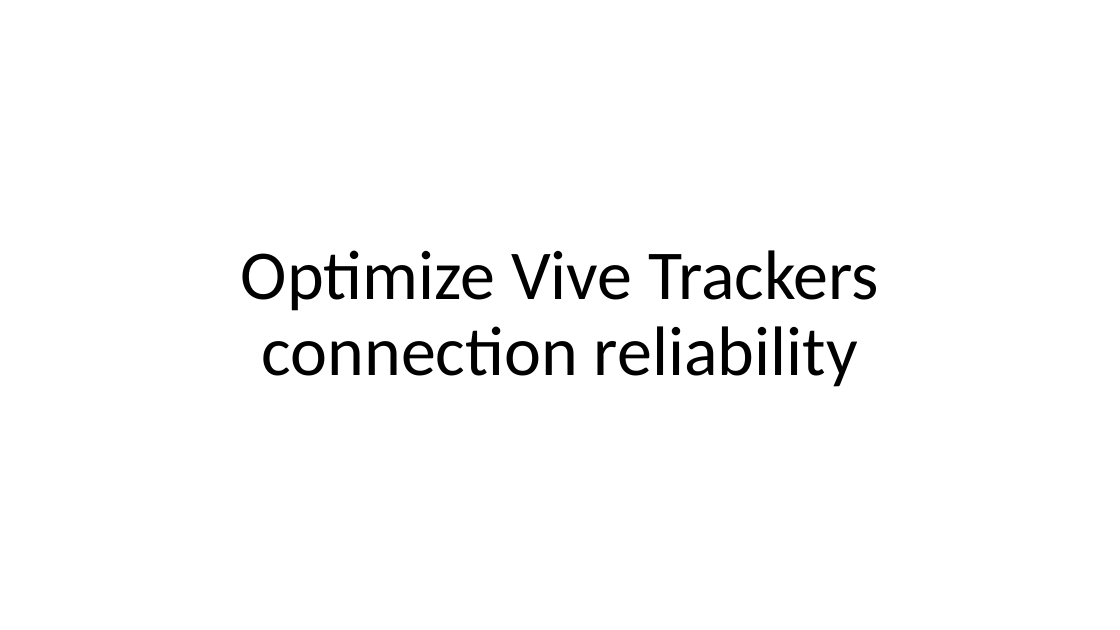
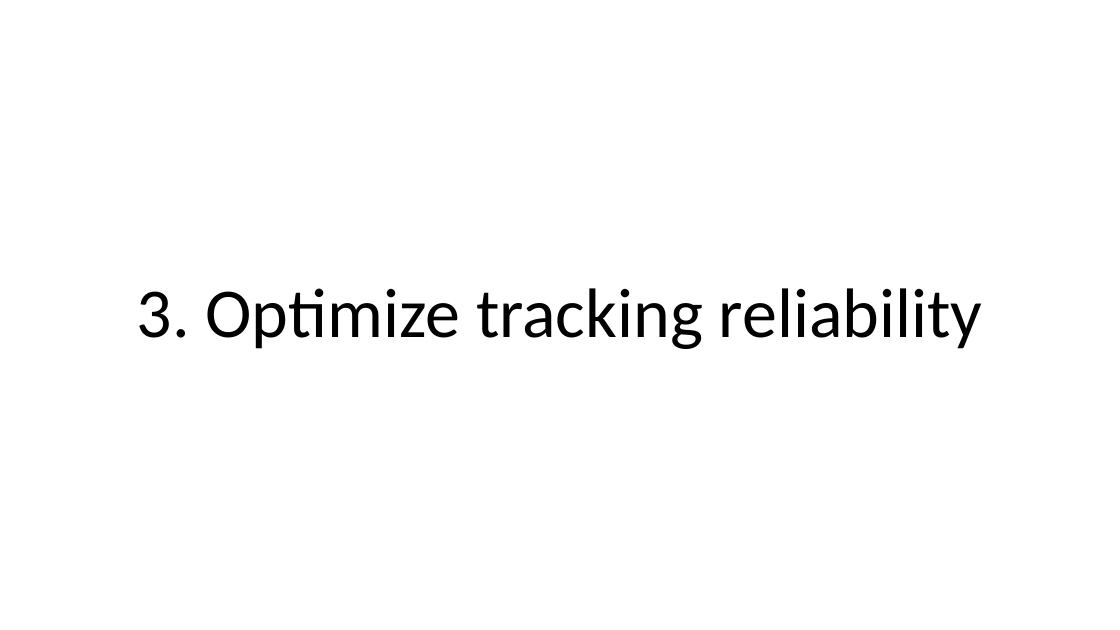
Before and after one commit to ebadier/ViveTrackers, a slide deck: slide 9 of Doc/ViveTrackersDocumentation.pptx (slide 8 before the commit). Drawn at 1120x630 pixels with LibreOffice and Linux fonts; fonts in the diff are those of the drawing. Boxes give left, top, right and bottom in pixels: in the first picture for what was removed or moved away, otherwise in the second. Text is boxed around its words. In the diff, an @@ line names an element or a change of style, - is before the commit and + after.

Commit message:
- ViveTrackersDocumentation.pdf updated : chapters added (Unity3D plugin usage / SteamVR configuration / Optimize tracking reliability)

```diff
--- a/Doc/ViveTrackersDocumentation.pptx
+++ b/Doc/ViveTrackersDocumentation.pptx
@@ title at bbox=[137, 288, 983, 349]: text changed @@
-Optimize Vive Trackers connection reliability
+3. Optimize tracking reliability
```
Also in this commit, not shown: 4 other slides changed, 2 slides added, 1 other file.
